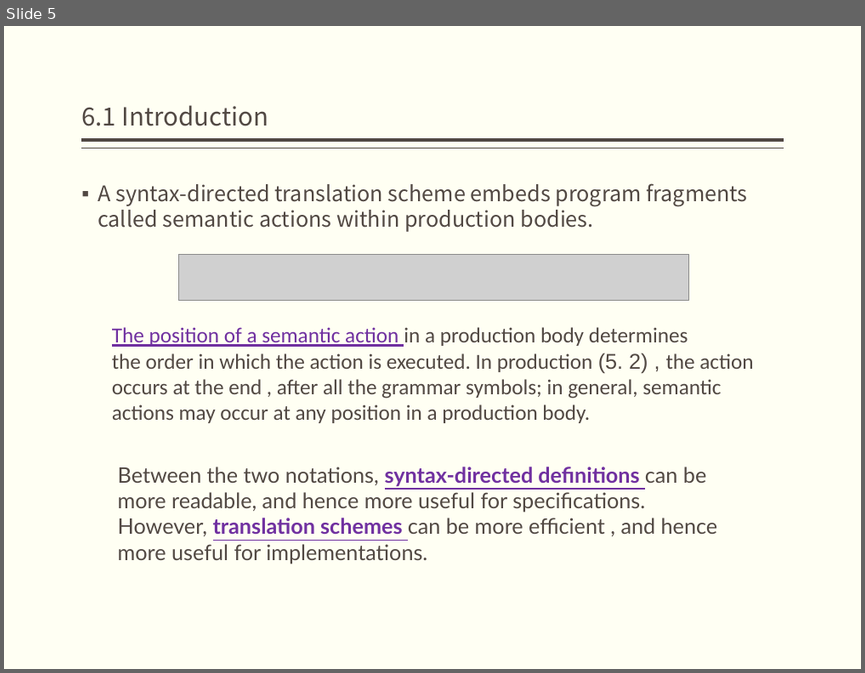
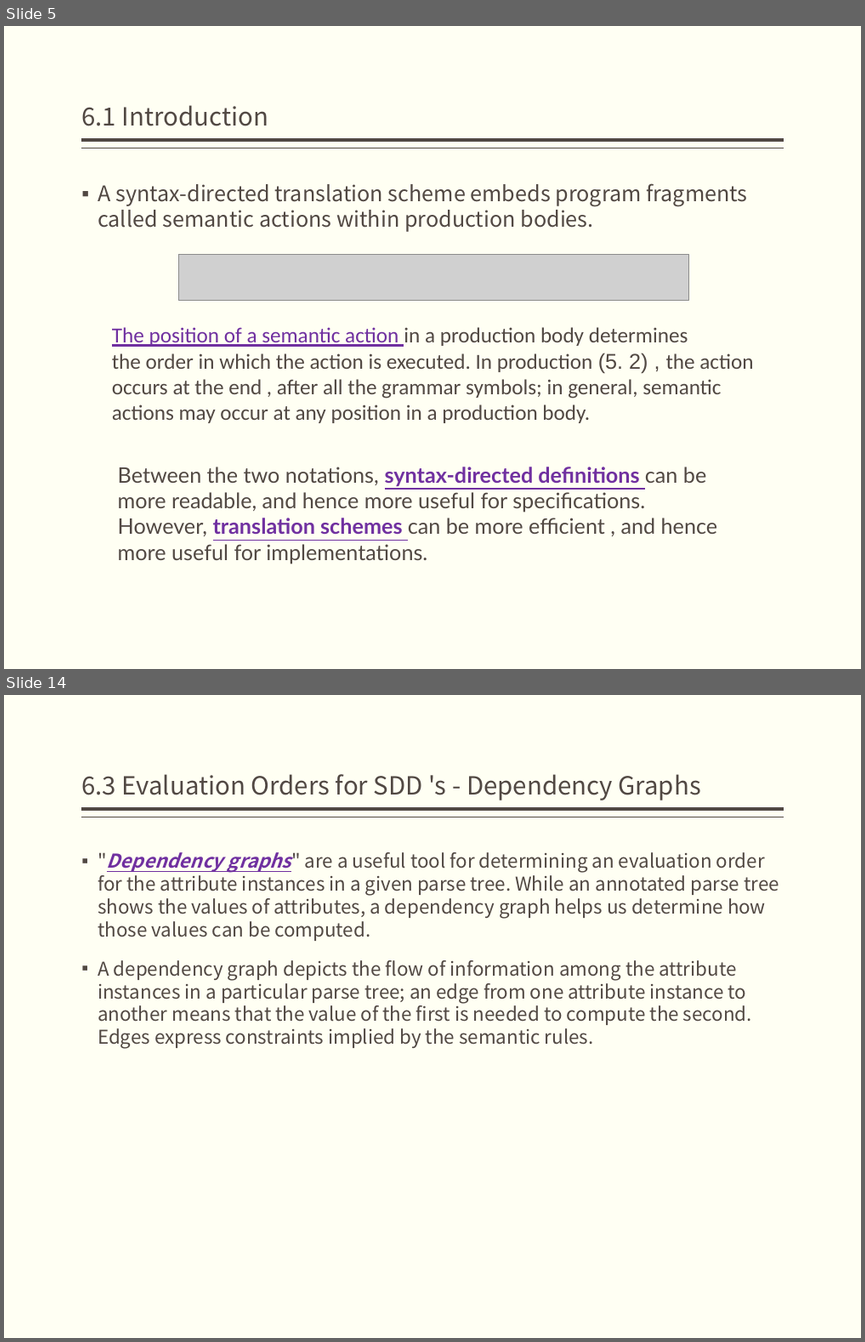
Before and after one commit to bonkboykz/jz81.github.io, a slide deck: course/compiler/LectureNotes/(Spring2017)Lecture6.pptx. Shown one above the other, each under a label of ours: slide 5 before the commit, slides 5 and 14 after it; the slides between them are not shown. The pictures are 865x673 and 865x1342 pixels, drawn with LibreOffice and Linux fonts; fonts in the diff are those of the drawing; grey boxes stand for pictures. Boxes give left, top, right and bottom in pixels: in the first picture for what was removed or moved away, otherwise in the second. Text is boxed around its words. In the diff, an @@ line names an element or a change of style, - is before the commit and + after.

```diff
--- a/course/compiler/LectureNotes/(Spring2017)Lecture6.pptx
+++ b/course/compiler/LectureNotes/(Spring2017)Lecture6.pptx
@@ slide 14 added at (x1=4, y1=695, x2=861, y2=1338), background #FFFFF3; not listed: 2 template elements that a slide beside it also shows @@
@@ title added at (x1=81, y1=774, x2=701, y2=800), 21 pt, text #514843 @@
+6.3 Evaluation Orders for SDD 's - Dependency Graphs
@@ text added at (x1=98, y1=852, x2=779, y2=1049), 16 pt, text #514843 @@
+▪ "Dependency graphs" are a useful tool for determining an evaluation order for the attribute instances in a given parse tree. While an annotated parse tree shows the values of attributes, a dependency graph helps us determine how those values can be computed.
+▪ A dependency graph depicts the flow of information among the attribute instances in a particular parse tree; an edge from one attribute instance to another means that the value of the first is needed to compute the second. Edges express constraints implied by the semantic rules.
```
Also in this commit, not shown: 2 slides changed, 13 other slides added.
